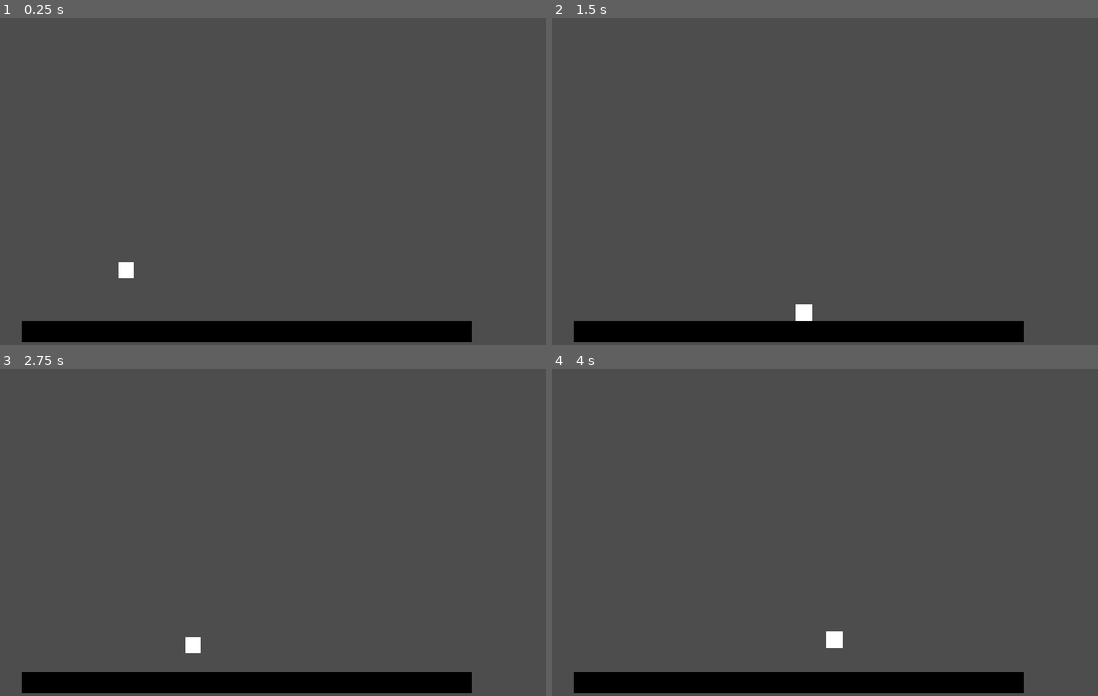
Above: before the commit, frames 1-4 (two rows, left to right).
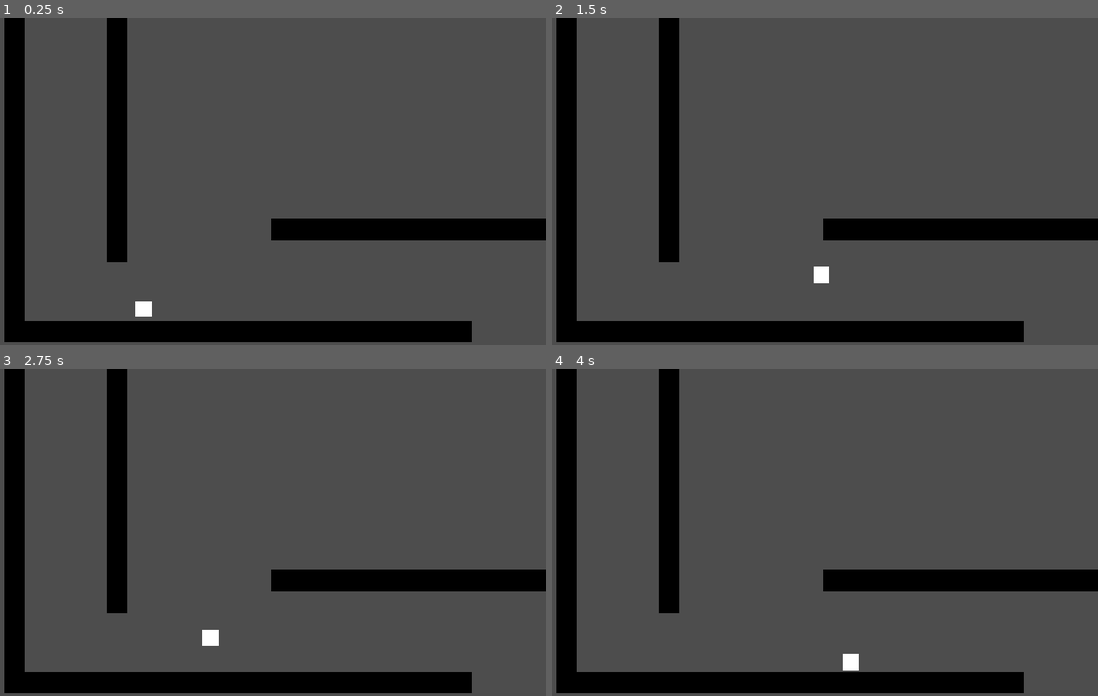
Above: after the commit, the same moments.

Repository: Baris217/Follow-Night-Game-Developer
Game: Godot game, scene res://enes/test.tscn
Two runs of this game, one before a commit and one after it. Both use one fixed random seed, a clock stepped at 60 frames per second and the inputs below. The project has no main scene, so this scene is started directly.
Inputs:
- Up to frame 1 (0.25 s): no input
- Up to frame 2 (1.5 s): hold Shift (run) 0.53-1.28 s; hold Right (ui_right) from 0.53 s (still down); tap Space (jump) at 0.77, 0.8, 1.07, 1.35 s
- Up to frame 3 (2.75 s): tap Space (jump) at 1.52, 1.82, 2.3 s; tap Shift (run) at 1.55 s; release Right (ui_right) at 2.03 s; hold Left (ui_left) from 2.03 s (still down); hold Shift (run) from 2.03 s (still down)
- Up to frame 4 (4 s): release Left (ui_left) at 2.78 s; release Shift (run) at 2.78 s; hold Right (ui_right) from 2.78 s (still down); tap Shift (run) at 2.85 s; tap Space (jump) at 3.02, 3.32, 3.6, 3.77 s

The runs differ from the first frame. In frame 1, 10% of the frame differs, in the area x 0-100%, y 0-100%; in frame 2, 10%; in frame 3, 10%; in frame 4, 10%.

Commit message:
player updated for enes

Diff:
--- /dev/null
+++ b/enes/player.gd
@@ -0,0 +1,33 @@
+extends CharacterBody2D
+
+enum STATE {
+	FALL,
+	FLOOR,
+	JUMP,
+	DOUBLE_JUMP,
+	FLOAT,
+	LEDGE_CLIMB,
+	LEDGE_JUMP,
+}
+
+var active_state := STATE.FALL
+
+func _ready() -> void:
+	switch_state(active_state)
+
+func _physics_process(delta: float) -> void:
+	process_state(delta)
+	move_and_slide()
+
+func switch_state(to_state: STATE) -> void:
+	active_state = to_state
+
+	match active_state:
+		STATE.FALL:
+			pass
+
+
+func process_state(delta: float) -> void:
+	match active_state:
+		STATE.FALL:
+			pass
--- a/enes/player.tscn
+++ b/enes/player.tscn
@@ -1,6 +1,6 @@
 [gd_scene format=3 uid="uid://nv0yrwg0qmfq"]
 
-[ext_resource type="Script" uid="uid://b5aa72en1q5ea" path="res://enes/scripts/player.gd" id="1_3647p"]
+[ext_resource type="Script" uid="uid://b5aa72en1q5ea" path="res://enes/scripts/player_gemini.gd" id="1_3647p"]
 
 [sub_resource type="RectangleShape2D" id="RectangleShape2D_g4v7s"]
 size = Vector2(32, 32)
@@ -9,9 +9,17 @@
 script = ExtResource("1_3647p")
 
 [node name="ColorRect" type="ColorRect" parent="." unique_id=60322253]
-offset_right = 32.0
-offset_bottom = 32.0
+offset_left = -16.0
+offset_top = -16.0
+offset_right = 16.0
+offset_bottom = 16.0
 
 [node name="CollisionShape2D" type="CollisionShape2D" parent="." unique_id=1343195740]
-position = Vector2(16, 16)
 shape = SubResource("RectangleShape2D_g4v7s")
+
+[node name="TopRay" type="RayCast2D" parent="." unique_id=334829862]
+position = Vector2(0, -16)
+target_position = Vector2(20, 0)
+
+[node name="BottomRay" type="RayCast2D" parent="." unique_id=630042944]
+target_position = Vector2(20, 0)
--- a/enes/scripts/player.gd
+++ /dev/null
@@ -1,101 +0,0 @@
-extends CharacterBody2D
-
-# 1. Durumlarımızı (State) tanımlıyoruz
-enum State { IDLE, WALK, RUN, JUMP }
-var current_state = State.IDLE
-
-# Hollow Knight tarzı keskin hareket değerleri
-const WALK_SPEED = 150.0
-const RUN_SPEED = 300.0
-const JUMP_VELOCITY = -450.0
-
-# Godot'nun varsayılan yerçekimini alıyoruz
-var gravity = ProjectSettings.get_setting("physics/2d/default_gravity")
-
-func _physics_process(delta):
-	# Yerçekimi her durumda geçerli
-	if not is_on_floor():
-		velocity.y += gravity * delta
-
-	# 2. State Machine Kontrolcüsü
-	match current_state:
-		State.IDLE:
-			idle_state()
-		State.WALK:
-			walk_state()
-		State.RUN:
-			run_state()
-		State.JUMP:
-			jump_state()
-
-	move_and_slide()
-
-# --- DURUM FONKSİYONLARI ---
-
-func idle_state():
-	# Keskin duruş
-	velocity.x = move_toward(velocity.x, 0, RUN_SPEED)
-
-	# Durum Geçişleri
-	if Input.is_action_just_pressed("jump") and is_on_floor():
-		start_jump()
-	elif Input.get_axis("ui_left", "ui_right") != 0:
-		if Input.is_action_pressed("run"):
-			current_state = State.RUN
-		else:
-			current_state = State.WALK
-
-func walk_state():
-	var direction = Input.get_axis("ui_left", "ui_right")
-	if direction:
-		velocity.x = direction * WALK_SPEED
-	else:
-		current_state = State.IDLE
-
-	# Yürürken koşmaya veya zıplamaya geçiş
-	if Input.is_action_pressed("run"):
-		current_state = State.RUN
-	if Input.is_action_just_pressed("jump") and is_on_floor():
-		start_jump()
-
-func run_state():
-	var direction = Input.get_axis("ui_left", "ui_right")
-	if direction:
-		velocity.x = direction * RUN_SPEED
-	else:
-		current_state = State.IDLE
-
-	# Koşuyu bırakıp yürümeye veya zıplamaya geçiş
-	if not Input.is_action_pressed("run"):
-		current_state = State.WALK
-	if Input.is_action_just_pressed("jump") and is_on_floor():
-		start_jump()
-
-func jump_state():
-	var direction = Input.get_axis("ui_left", "ui_right")
-
-	# Havadayken koşma tuşuna basılıp basılmadığına göre hızı belirliyoruz
-	var current_air_speed = RUN_SPEED if Input.is_action_pressed("run") else WALK_SPEED
-
-	if direction:
-		# Havada belirlenen güncel hıza göre hareket et
-		velocity.x = direction * current_air_speed
-	else:
-		# Tuşu bırakınca yine o hıza orantılı olarak yavaşla
-		velocity.x = move_toward(velocity.x, 0, current_air_speed)
-
-	# Hollow Knight Zıplama Mekaniği (Tuşu erken bırakırsan alçak zıplar)
-	if Input.is_action_just_released("jump") and velocity.y < 0:
-		velocity.y *= 0.5
-
-	# Yere değdiğimizde diğer durumlara dön
-	if is_on_floor():
-		if direction != 0:
-			current_state = State.RUN if Input.is_action_pressed("run") else State.WALK
-		else:
-			current_state = State.IDLE
-
-# Zıplamayı başlatan yardımcı fonksiyon
-func start_jump():
-	velocity.y = JUMP_VELOCITY
-	current_state = State.JUMP
--- /dev/null
+++ b/enes/scripts/player_gemini.gd
@@ -0,0 +1,171 @@
+extends CharacterBody2D
+
+enum State { IDLE, WALK, RUN, JUMP, LEDGE_GRAB, WALL_SLIDE }
+var current_state = State.IDLE
+
+const WALK_SPEED = 150.0
+const RUN_SPEED = 300.0
+const JUMP_VELOCITY = -450.0
+const DOUBLE_JUMP_VELOCITY = -400.0
+
+# --- DUVAR MEKANİĞİ AYARLARI ---
+const WALL_SLIDE_SPEED = 80.0
+const WALL_JUMP_PUSH = 400.0
+const WALL_JUMP_LOCK_TIME = 0.2 # Duvardan zıpladıktan sonra tuşların kilitli kalacağı süre
+var wall_jump_lock_timer = 0.0 # Geri sayım sayacımız
+# -------------------------------
+
+var gravity = ProjectSettings.get_setting("physics/2d/default_gravity")
+var can_double_jump = true
+var facing_direction = 1
+
+@onready var top_ray = $TopRay
+@onready var bottom_ray = $BottomRay
+
+func _physics_process(delta):
+	if wall_jump_lock_timer > 0:
+		wall_jump_lock_timer -= delta
+
+	if current_state != State.LEDGE_GRAB:
+		if not is_on_floor():
+			velocity.y += gravity * delta
+
+			if current_state == State.WALL_SLIDE:
+				velocity.y = min(velocity.y, WALL_SLIDE_SPEED)
+		else:
+			can_double_jump = true
+
+		var direction = Input.get_axis("ui_left", "ui_right")
+		if direction != 0:
+			facing_direction = sign(direction)
+			top_ray.target_position.x = 20 * facing_direction
+			bottom_ray.target_position.x = 20 * facing_direction
+
+	match current_state:
+		State.IDLE:
+			idle_state()
+		State.WALK:
+			walk_state()
+		State.RUN:
+			run_state()
+		State.JUMP:
+			jump_state()
+		State.LEDGE_GRAB:
+			ledge_grab_state()
+		State.WALL_SLIDE:
+			wall_slide_state()
+
+	move_and_slide()
+
+# durum fonksiyonları
+
+func idle_state():
+	velocity.x = move_toward(velocity.x, 0, RUN_SPEED)
+
+	if not is_on_floor():
+		current_state = State.JUMP
+	elif Input.is_action_just_pressed("jump"):
+		start_jump()
+	elif Input.get_axis("ui_left", "ui_right") != 0:
+		if Input.is_action_pressed("run"):
+			current_state = State.RUN
+		else:
+			current_state = State.WALK
+
+func walk_state():
+	var direction = Input.get_axis("ui_left", "ui_right")
+	if direction:
+		velocity.x = direction * WALK_SPEED
+	else:
+		current_state = State.IDLE
+
+	if not is_on_floor():
+		current_state = State.JUMP
+	elif Input.is_action_pressed("run"):
+		current_state = State.RUN
+	elif Input.is_action_just_pressed("jump"):
+		start_jump()
+
+func run_state():
+	var direction = Input.get_axis("ui_left", "ui_right")
+	if direction:
+		velocity.x = direction * RUN_SPEED
+	else:
+		current_state = State.IDLE
+
+	if not is_on_floor():
+		current_state = State.JUMP
+	elif not Input.is_action_pressed("run"):
+		current_state = State.WALK
+	elif Input.is_action_just_pressed("jump"):
+		start_jump()
+
+func jump_state():
+	var direction = Input.get_axis("ui_left", "ui_right")
+	var current_air_speed = RUN_SPEED if Input.is_action_pressed("run") else WALK_SPEED
+
+	# Eğer kilit süresi bittiyse oyuncu yönü belirleyebilir
+	if wall_jump_lock_timer <= 0:
+		if direction:
+			velocity.x = direction * current_air_speed
+		else:
+			velocity.x = move_toward(velocity.x, 0, current_air_speed)
+
+
+	if velocity.y > 0 and direction != 0:
+		if bottom_ray.is_colliding() and not top_ray.is_colliding():
+			current_state = State.LEDGE_GRAB
+			can_double_jump = true
+			return
+
+	if is_on_wall() and velocity.y > 0 and direction != 0:
+		current_state = State.WALL_SLIDE
+		can_double_jump = true
+		return
+
+	if Input.is_action_just_pressed("jump") and can_double_jump:
+		velocity.y = DOUBLE_JUMP_VELOCITY
+		can_double_jump = false
+
+	if Input.is_action_just_released("jump") and velocity.y < 0:
+		velocity.y *= 0.5
+
+	if is_on_floor():
+		if direction != 0:
+			current_state = State.RUN if Input.is_action_pressed("run") else State.WALK
+		else:
+			current_state = State.IDLE
+
+func ledge_grab_state():
+	velocity = Vector2.ZERO
+
+	if Input.is_action_just_pressed("ui_down"):
+		current_state = State.JUMP
+	elif Input.is_action_just_pressed("jump"):
+		velocity.y = JUMP_VELOCITY * 0.8
+		velocity.x = facing_direction * WALK_SPEED
+		current_state = State.JUMP
+
+func wall_slide_state():
+	var direction = Input.get_axis("ui_left", "ui_right")
+	var wall_normal = get_wall_normal().x
+
+	if Input.is_action_just_pressed("jump"):
+		velocity.x = wall_normal * WALL_JUMP_PUSH
+		velocity.y = JUMP_VELOCITY
+
+
+		wall_jump_lock_timer = WALL_JUMP_LOCK_TIME
+
+		current_state = State.JUMP
+		return
+
+	if direction == 0 or not is_on_wall():
+		current_state = State.JUMP
+
+	if is_on_floor():
+		current_state = State.IDLE
+
+func start_jump():
+	velocity.y = JUMP_VELOCITY
+	current_state = State.JUMP
--- a/enes/test.tscn
+++ b/enes/test.tscn
@@ -19,5 +19,43 @@
 position = Vector2(445.5, 21)
 shape = SubResource("RectangleShape2D_g4v7s")
 
+[node name="StaticBody2D3" type="StaticBody2D" parent="." unique_id=1686745126]
+position = Vector2(121, -249)
+rotation = 1.5707964
+
+[node name="ColorRect" type="ColorRect" parent="StaticBody2D3" unique_id=1727389668]
+offset_right = 891.0
+offset_bottom = 42.0
+color = Color(0, 0, 0, 1)
+
+[node name="CollisionShape2D" type="CollisionShape2D" parent="StaticBody2D3" unique_id=1798305570]
+position = Vector2(445.5, 21)
+shape = SubResource("RectangleShape2D_g4v7s")
+
+[node name="StaticBody2D4" type="StaticBody2D" parent="." unique_id=1666583650]
+position = Vector2(324, -406)
+rotation = 1.5707964
+
+[node name="ColorRect" type="ColorRect" parent="StaticBody2D4" unique_id=741593810]
+offset_right = 891.0
+offset_bottom = 42.0
+color = Color(0, 0, 0, 1)
+
+[node name="CollisionShape2D" type="CollisionShape2D" parent="StaticBody2D4" unique_id=1307895517]
+position = Vector2(445.5, 21)
+shape = SubResource("RectangleShape2D_g4v7s")
+
+[node name="StaticBody2D2" type="StaticBody2D" parent="." unique_id=401022949]
+position = Vector2(607, 398)
+
+[node name="ColorRect" type="ColorRect" parent="StaticBody2D2" unique_id=1951054755]
+offset_right = 891.0
+offset_bottom = 42.0
+color = Color(0, 0, 0, 1)
+
+[node name="CollisionShape2D" type="CollisionShape2D" parent="StaticBody2D2" unique_id=35340854]
+position = Vector2(445.5, 21)
+shape = SubResource("RectangleShape2D_g4v7s")
+
 [node name="Player" parent="." unique_id=668346013 instance=ExtResource("1_jepyw")]
-position = Vector2(304, 451)
+position = Vector2(354, 544)
Not shown, added: enes/player.gd.uid
Renamed: enes/scripts/player.gd.uid -> enes/scripts/player_gemini.gd.uid
